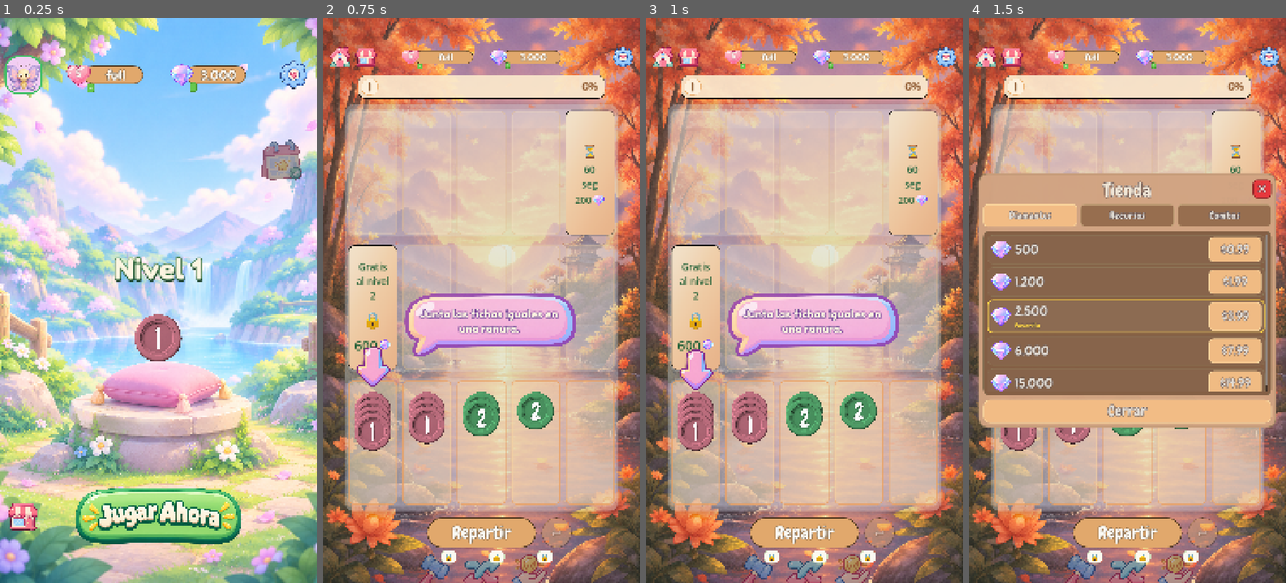
Above: before the commit, frames 1-4 (left to right).
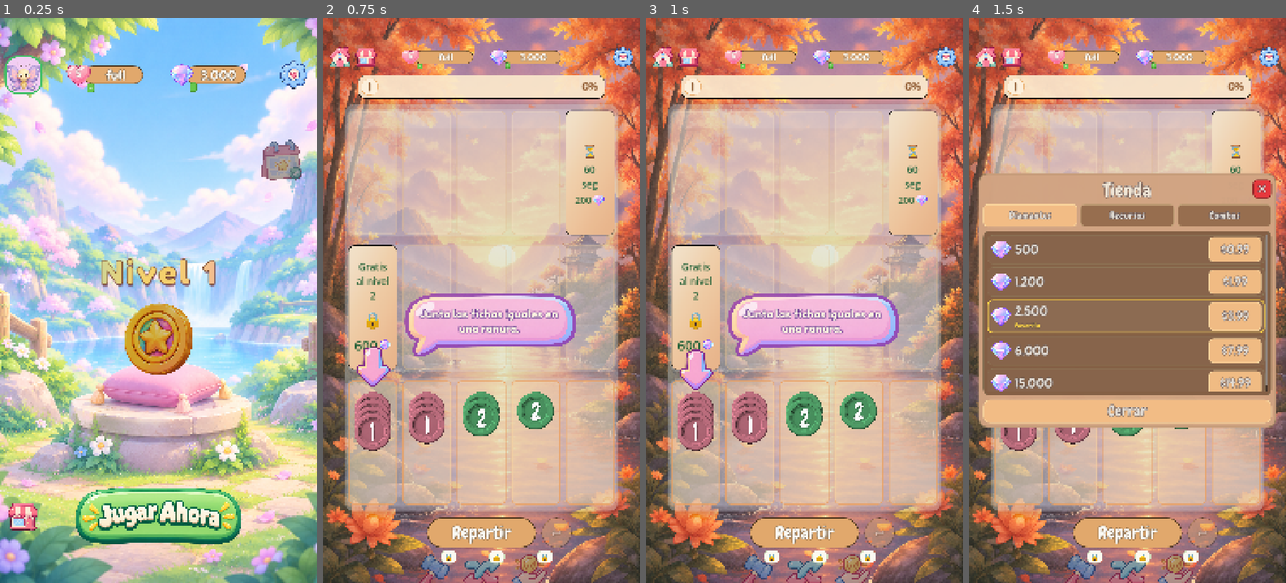
Above: after the commit, the same moments.

Repository: emanueljeronimo/coin-stack-puzzle
Game: Godot game, scene res://Loading.tscn
The game is run twice, just before and just after one commit, with the same random seed, the same clock (stepped at 60 frames per second) and the same inputs.
Inputs (mouse positions are in pixels of both pictures, inside the frame that each line leads up to):
- Up to frame 1 (0.25 s): no input
- Up to frame 2 (0.75 s): click (481, 515) at 0.5 s
- Up to frame 3 (1 s): no input
- Up to frame 4 (1.5 s): click "+" at 1.25 s

The runs differ from the first frame. In frame 1, 3.5% of the frame differs, in the area x 32-68%, y 42-64%; in frame 2, nothing differs; in frame 3, nothing differs; in frame 4, nothing differs.

Commit message:
Show a muted cover coin in the lobby, with gold-pink-cyan level type.
The numbered showcase is replaced by ficha-portada; only Nivel changes as the player progresses.

Co-authored-by: Cursor <cursoragent@cursor.com>

Diff:
--- a/lobby.gd
+++ b/lobby.gd
@@ -6,7 +6,8 @@
 const CartIconTexture = preload("res://Imagenes/icono-cart.png")
 const SettingsIconTexture = preload("res://Imagenes/icono-settings.png")
 const DailyLoginIconTexture = preload("res://Imagenes/icono-login-diario.png")
-const CoinScene = preload("res://coin.tscn")
+const ShowcaseCoinTexture = preload("res://Imagenes/ficha-portada.png")
+const LevelLabelShader = preload("res://lobby_level_label.gdshader")
 const ShopScene = preload("res://Shop.tscn")
 const LogoFont = preload("res://Fonts/Chewy-Regular.ttf")
 const LevelFont = preload("res://Fonts/FredokaOne-Regular.ttf")
@@ -17,14 +18,19 @@
 const EDGE_MARGIN := 14.0
 const CHIP_TOP_RATIO := 0.075
 const LEVEL_Y_RATIO := 0.405
-const LEVEL_FONT_SIZE := 96
-const LEVEL_FILL := Color(0.99, 0.96, 0.88)
-const LEVEL_OUTLINE := Color(0.14, 0.40, 0.20)
-const LEVEL_SHADOW := Color(0.05, 0.20, 0.09, 0.88)
+const LEVEL_FONT_SIZE := 110
+const LEVEL_LETTER_SPACING := 8
+const LEVEL_FILL := Color(0.99, 0.92, 0.72)
+const LEVEL_OUTLINE := Color(0.48, 0.28, 0.16)
+const LEVEL_SHADOW := Color(0.46, 0.24, 0.32, 0.72)
 ## Centro de la moneda sobre el pedestal/cojin del fondo home-nueva.
 const PEDESTAL_COIN_X_RATIO := 0.50
 const PEDESTAL_COIN_Y_RATIO := 0.568
-const PEDESTAL_COIN_SCALE := 4.35
+const PEDESTAL_COIN_SCALE := 5.55
+## Diametro local de la ficha de tablero (52 * FACE_SCALE 0.86).
+const SHOWCASE_COIN_LOCAL_DIAMETER := 44.72
+## Multiplica el oro para bajar brillo y acercarlo a los pasteles del juego.
+const SHOWCASE_COIN_MODULATE := Color(0.82, 0.74, 0.64)
 const BTN_GAP := 16.0
 const CORNER_BTN_WIDTH_RATIO := 0.12
 const STAT_BTN_WIDTH_RATIO := 0.19
@@ -67,7 +73,8 @@
 var daily_login_button: Control = null
 var daily_login_button_icon: TextureRect = null
 var level_label: Label = null
-var showcase_coin: Node2D = null
+var _level_font_variation: FontVariation = null
+var showcase_coin: Sprite2D = null
 var play_button: TextureButton = null
 var settings_layer: CanvasLayer = null
 var settings_ui: SettingsOverlay = null
@@ -189,11 +196,13 @@
 	_apply_level_label_style(1.0)
 	hud_root.add_child(level_label)
 
-	showcase_coin = CoinScene.instantiate()
+	showcase_coin = Sprite2D.new()
+	showcase_coin.name = "ShowcaseCoin"
+	showcase_coin.texture = ShowcaseCoinTexture
+	showcase_coin.centered = true
+	showcase_coin.modulate = SHOWCASE_COIN_MODULATE
 	showcase_coin.z_index = 5
 	hud_root.add_child(showcase_coin)
-	if showcase_coin.has_method("set_value"):
-		showcase_coin.set_value(SaveManager.get_max_unlocked_coin_value())
 
 	build_settings_dialog()
 	build_shop_dialog()
@@ -276,8 +285,6 @@
 		)
 	if level_label != null:
 		level_label.text = "Nivel %d" % GameState.player_level
-	if showcase_coin != null and showcase_coin.has_method("set_value"):
-		showcase_coin.set_value(SaveManager.get_max_unlocked_coin_value())
 	if profile_avatar != null and profile_button != null:
 		HudTextureButtons.set_avatar_chip_texture(
 			profile_button,
@@ -316,10 +323,28 @@
 		lbl.add_theme_font_override("font", LogoFont)
 	return lbl
 
+func _showcase_coin_scale(ui_scale: float) -> float:
+	if showcase_coin == null or showcase_coin.texture == null:
+		return PEDESTAL_COIN_SCALE * ui_scale
+	var tex_size: Vector2 = showcase_coin.texture.get_size()
+	var tex_side: float = maxf(tex_size.x, tex_size.y)
+	if tex_side <= 0.0:
+		return PEDESTAL_COIN_SCALE * ui_scale
+	var target: float = SHOWCASE_COIN_LOCAL_DIAMETER * PEDESTAL_COIN_SCALE * ui_scale
+	return target / tex_side
+
 func _apply_level_label_style(ui_scale: float) -> void:
 	if level_label == null:
 		return
 	var s: float = maxf(ui_scale, 0.5)
+	if _level_font_variation == null:
+		_level_font_variation = FontVariation.new()
+		if LevelFont != null:
+			_level_font_variation.base_font = LevelFont
+		elif LogoFont != null:
+			_level_font_variation.base_font = LogoFont
+		level_label.add_theme_font_override("font", _level_font_variation)
+	_level_font_variation.spacing_glyph = int(round(float(LEVEL_LETTER_SPACING) * s))
 	level_label.add_theme_font_size_override("font_size", int(float(LEVEL_FONT_SIZE) * s))
 	level_label.add_theme_color_override("font_color", LEVEL_FILL)
 	level_label.add_theme_color_override("font_outline_color", LEVEL_OUTLINE)
@@ -328,6 +353,17 @@
 	level_label.add_theme_constant_override("shadow_offset_x", int(round(2.0 * s)))
 	level_label.add_theme_constant_override("shadow_offset_y", int(round(7.0 * s)))
 	level_label.add_theme_constant_override("shadow_outline_size", int(round(5.0 * s)))
+	_apply_level_label_shader()
+
+func _apply_level_label_shader() -> void:
+	if level_label == null:
+		return
+	var mat: ShaderMaterial = level_label.material as ShaderMaterial
+	if mat == null or mat.shader != LevelLabelShader:
+		mat = ShaderMaterial.new()
+		mat.shader = LevelLabelShader
+		level_label.material = mat
+	mat.set_shader_parameter("span_px", maxf(level_label.size.x, 1.0))
 
 func layout_hud_pill_pair(shadow: Panel, panel: Control, pos: Vector2, size: Vector2, scale: float) -> void:
 	if panel != null:
@@ -524,7 +560,7 @@
 
 	if level_label != null:
 		var level_w := cover.size.x * 0.72
-		var level_h := 150.0 * scale
+		var level_h := 172.0 * scale
 		var level_x := cover.position.x + (cover.size.x - level_w) * 0.5
 		var level_y := cover.position.y + cover.size.y * LEVEL_Y_RATIO
 		level_label.position = Vector2(level_x, level_y)
@@ -535,7 +571,7 @@
 		var coin_x := cover.position.x + cover.size.x * PEDESTAL_COIN_X_RATIO
 		var coin_y := cover.position.y + cover.size.y * PEDESTAL_COIN_Y_RATIO
 		showcase_coin.position = Vector2(coin_x, coin_y)
-		showcase_coin.scale = Vector2.ONE * (PEDESTAL_COIN_SCALE * scale)
+		showcase_coin.scale = Vector2.ONE * _showcase_coin_scale(scale)
 
 	var play_pos := Vector2.ZERO
 	var play_size := Vector2.ZERO
--- /dev/null
+++ b/lobby_level_label.gdshader
@@ -0,0 +1,24 @@
+shader_type canvas_item;
+render_mode blend_mix, unshaded;
+
+uniform float span_px = 400.0;
+uniform vec3 gold : source_color = vec3(0.96, 0.82, 0.42);
+uniform vec3 rose : source_color = vec3(0.94, 0.62, 0.78);
+uniform vec3 sky : source_color = vec3(0.55, 0.86, 0.88);
+
+varying float v_x;
+
+void vertex() {
+	v_x = VERTEX.x;
+}
+
+void fragment() {
+	vec4 tex = texture(TEXTURE, UV);
+	float lum = dot(COLOR.rgb, vec3(0.33, 0.5, 0.17));
+	float t = clamp(v_x / max(span_px, 1.0), 0.0, 1.0);
+	vec3 fill = mix(sky, gold, smoothstep(0.0, 0.48, t));
+	fill = mix(fill, rose, smoothstep(0.48, 1.0, t));
+	float keep_outline = step(lum, 0.42);
+	vec3 out_col = mix(fill, COLOR.rgb, keep_outline);
+	COLOR = vec4(out_col, tex.a * COLOR.a);
+}
Binary file added: Imagenes/ficha-portada.png
Not shown, added: Imagenes/ficha-portada.png.import
Not shown, added: lobby_level_label.gdshader.uid
